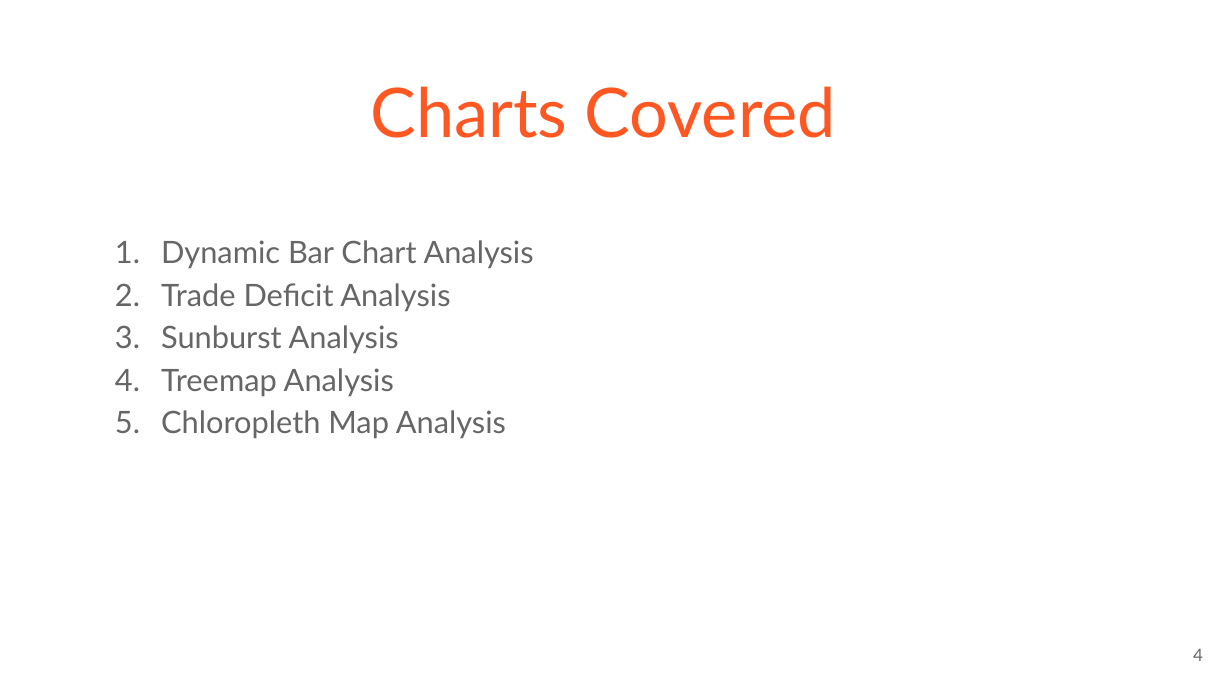
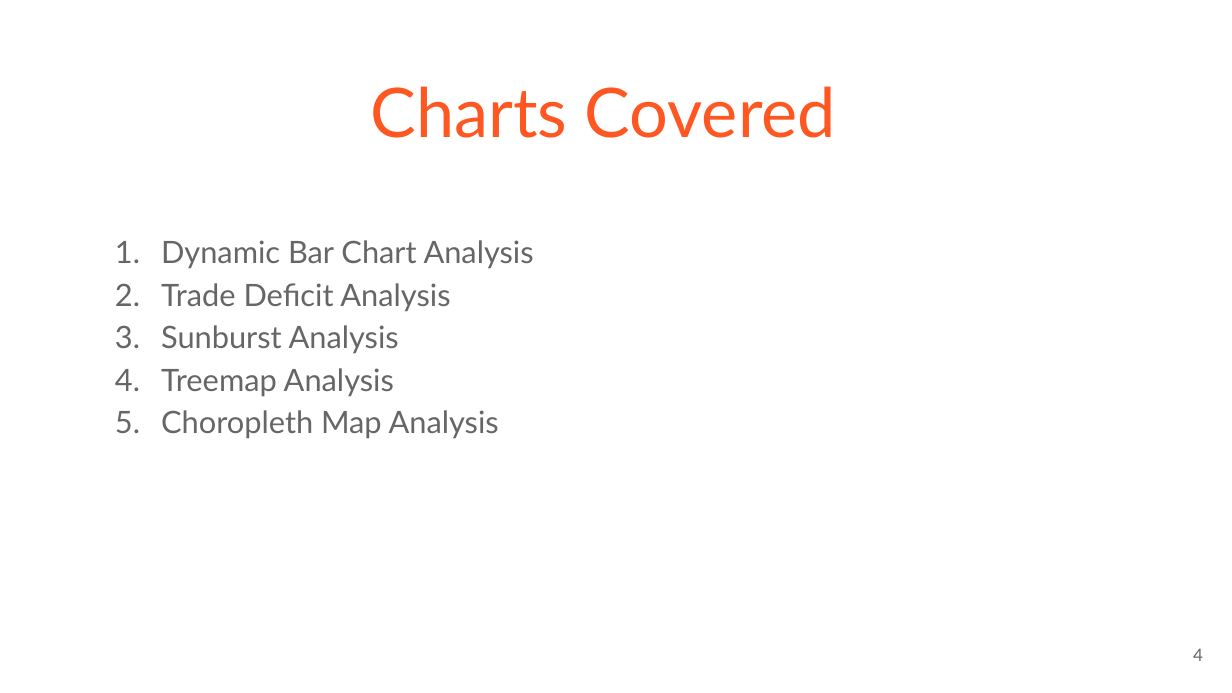
Before and after one commit to gaurav21j/DV-A4, a slide deck: slide 4 of presentation/A4.pptx. Drawn at 1232x693 pixels with LibreOffice and Linux fonts; fonts in the diff are those of the drawing. Boxes give left, top, right and bottom in pixels: in the first picture for what was removed or moved away, otherwise in the second. Text is boxed around its words. In the diff, an @@ line names an element or a change of style, - is before the commit and + after.

Commit message:
Updated Presentation

```diff
--- a/presentation/A4.pptx
+++ b/presentation/A4.pptx
@@ text at [161, 410, 499, 439]: text changed @@
-5. Chloropleth Map Analysis
+5. Choropleth Map Analysis
```
Also in this commit, not shown: 1 other file.
